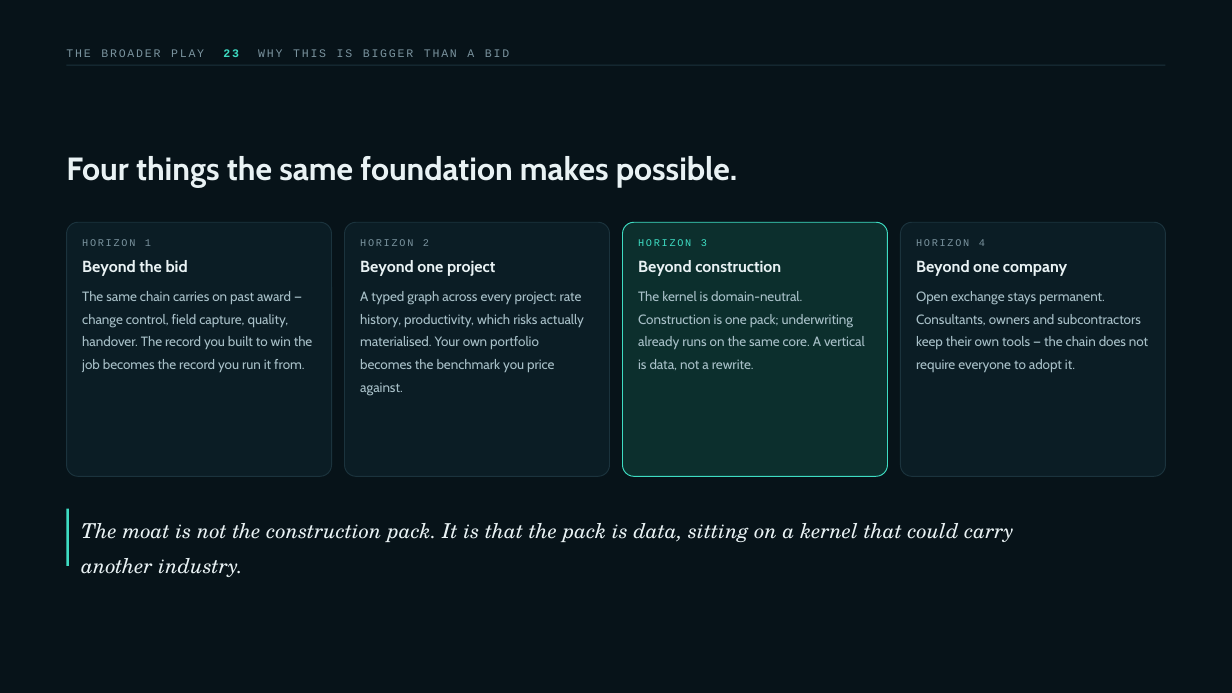
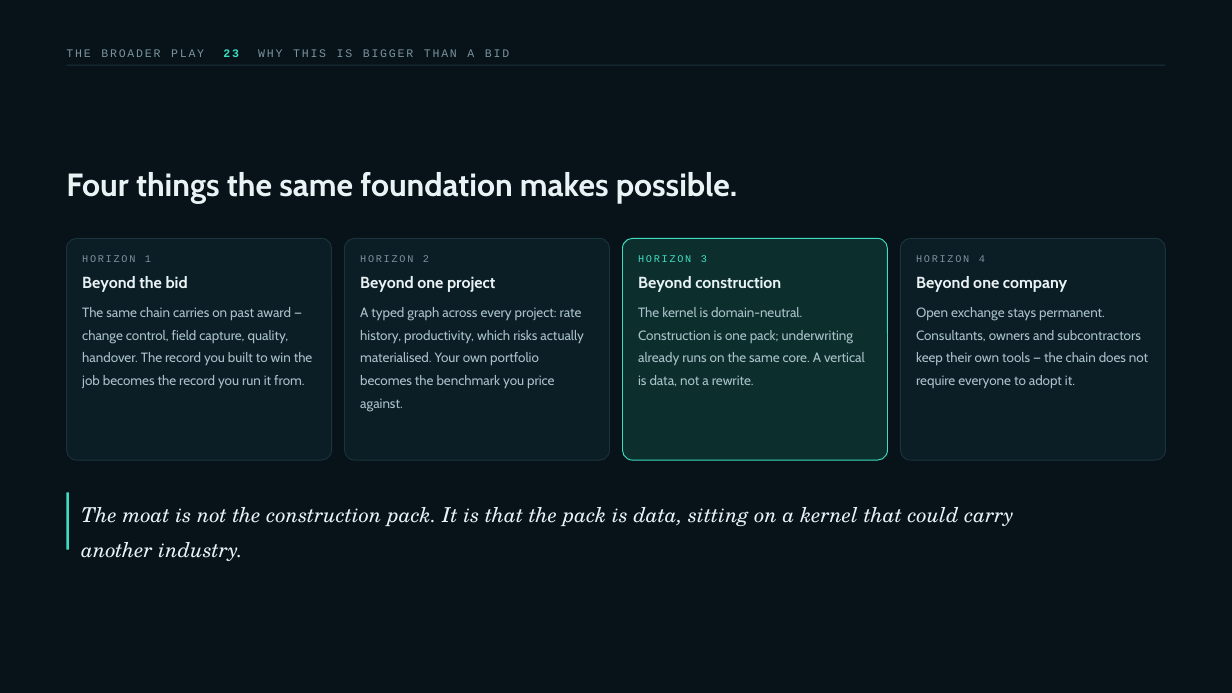
Before and after one commit to divya053/newcomplete, a slide deck: slide 25 of Preckon-system/deliverables/Preckon-Enterprise-Briefing-v2.pptx. Drawn at 1232x693 pixels with LibreOffice and Linux fonts; fonts in the diff are those of the drawing. Boxes give left, top, right and bottom in pixels: in the first picture for what was removed or moved away, otherwise in the second. Text is boxed around its words. In the diff, an @@ line names an element or a change of style, - is before the commit and + after.

```diff
--- a/Preckon-system/deliverables/Preckon-Enterprise-Briefing-v2.pptx
+++ b/Preckon-system/deliverables/Preckon-Enterprise-Briefing-v2.pptx
@@ text "Four things the same foundation ...": place and size @@
-text "Four things the same foundation ..." at <box>66,156,738,187</box>
+text "Four things the same foundation ..." at <box>66,172,738,204</box>
@@ rounded rectangle: place and size @@
-rounded rectangle at <box>67,222,332,476</box>
+rounded rectangle at <box>67,238,332,460</box>
@@ rounded rectangle: place and size @@
-rounded rectangle at <box>345,222,610,476</box>
+rounded rectangle at <box>345,238,610,460</box>
@@ rounded rectangle: place and size @@
-rounded rectangle at <box>623,222,888,476</box>
+rounded rectangle at <box>623,238,888,460</box>
@@ rounded rectangle: place and size @@
-rounded rectangle at <box>900,222,1165,476</box>
+rounded rectangle at <box>900,238,1165,460</box>
@@ text "HORIZON 1": place and size @@
-text "HORIZON 1" at <box>82,239,313,372</box>
+text "HORIZON 1" at <box>82,255,313,388</box>
@@ text "HORIZON 2": place and size @@
-text "HORIZON 2" at <box>360,239,583,395</box>
+text "HORIZON 2" at <box>360,255,583,411</box>
@@ text "HORIZON 3": place and size @@
-text "HORIZON 3" at <box>638,239,865,370</box>
+text "HORIZON 3" at <box>638,255,865,386</box>
@@ text "HORIZON 4": place and size @@
-text "HORIZON 4" at <box>916,239,1148,372</box>
+text "HORIZON 4" at <box>916,255,1148,388</box>
@@ rectangle: place and size @@
-rectangle at <box>67,508,69,566</box>
+rectangle at <box>67,493,69,550</box>
@@ text "The moat is not the ...": place and size @@
-text "The moat is not the ..." at <box>81,523,1013,577</box>
+text "The moat is not the ..." at <box>81,507,1013,561</box>
```
Also in this commit, not shown: 2 other slides changed, 1 other file.
